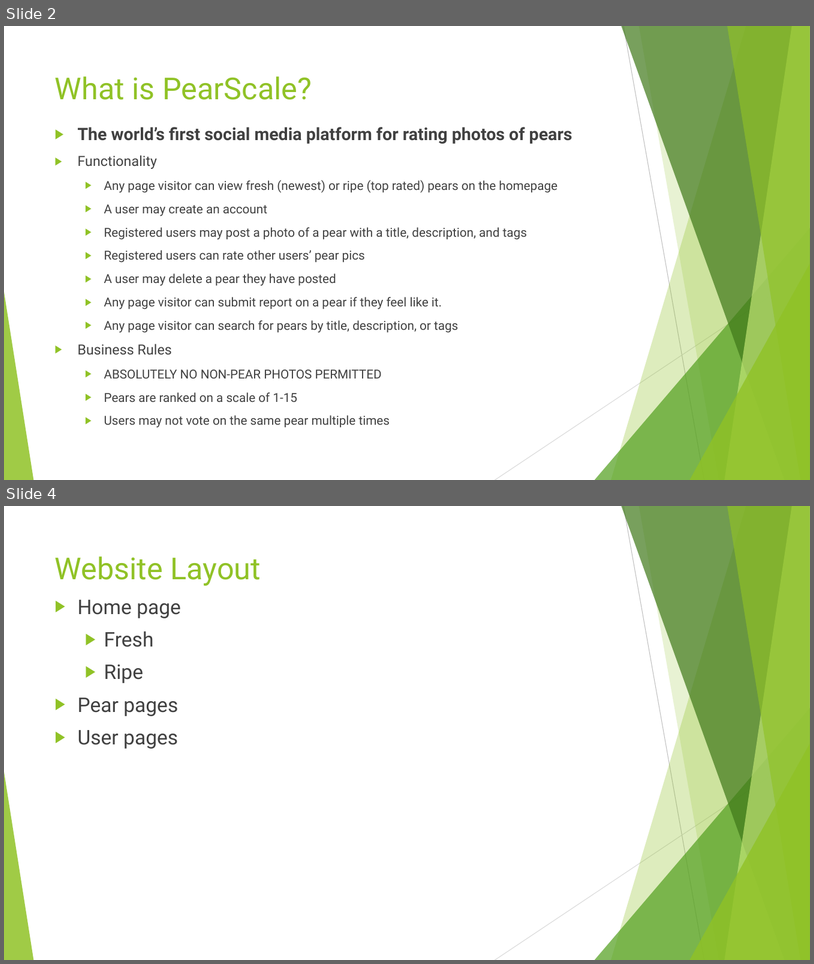
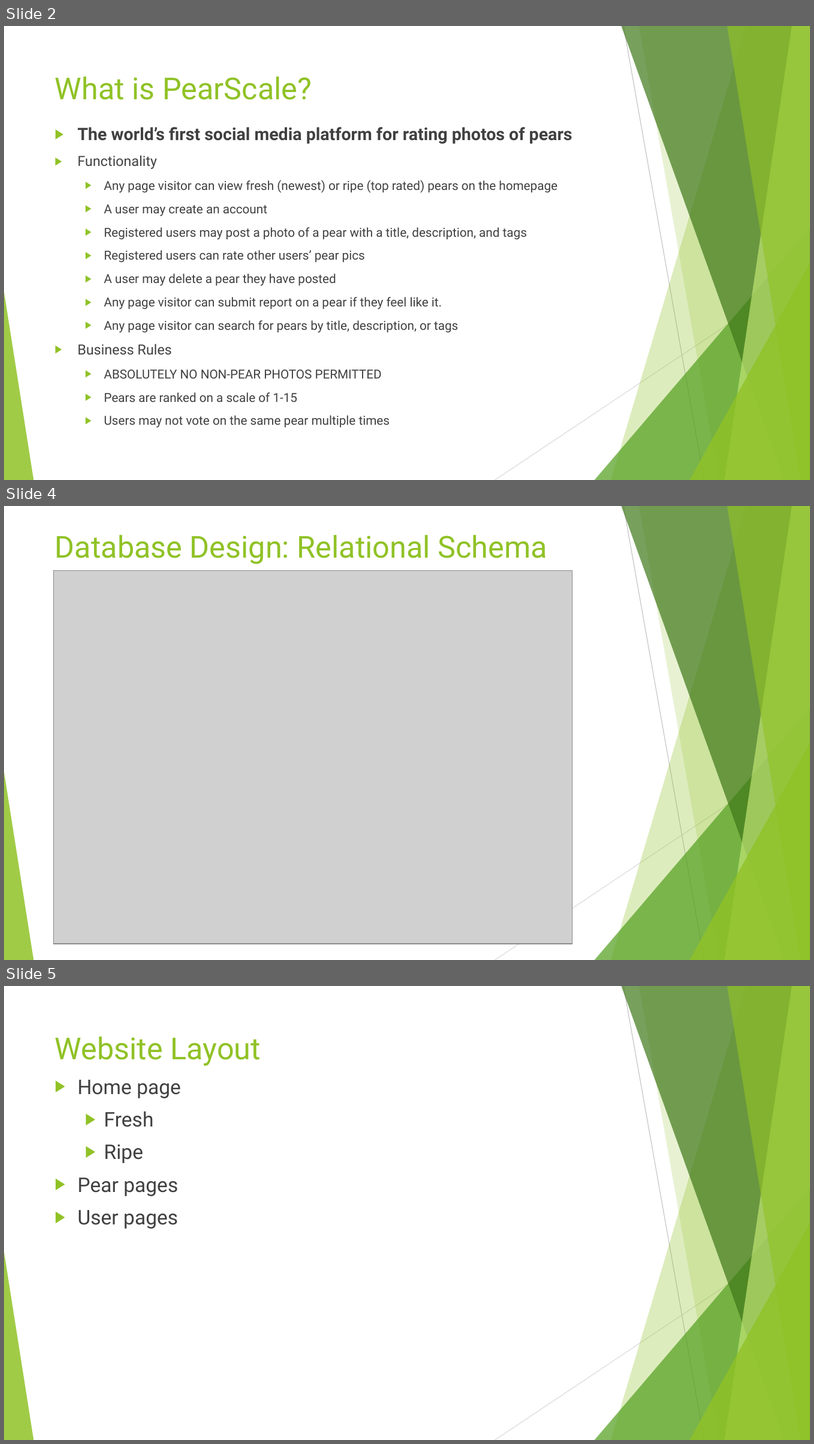
Before and after one commit to kalcicd/CS_340-PearScale, a slide deck: pearScalePres.pptx. Shown one above the other, each under a label of ours: slides 2 and 4 before the commit, slides 2, 4 and 5 after it; the slides between them are not shown. The pictures are 814x964 and 814x1444 pixels, drawn with LibreOffice and Linux fonts; fonts in the diff are those of the drawing; grey boxes stand for pictures. Boxes give left, top, right and bottom in pixels: in the first picture for what was removed or moved away, otherwise in the second. Text is boxed around its words. In the diff, an @@ line names an element or a change of style, - is before the commit and + after.

```diff
--- a/pearScalePres.pptx
+++ b/pearScalePres.pptx
@@ slide 4 added at [4,506,810,960], background #FFFFFF; not listed: 10 template elements that a slide beside it also shows @@
@@ title added at [55,535,547,564], 36 pt, text #90C226 @@
+Database Design: Relational Schema
@@ picture added at [54,570,573,943] @@
@@ what was slide 4 is now slide 5 @@
```
Also in this commit, not shown: 1 slide changed, 1 other slide added.
